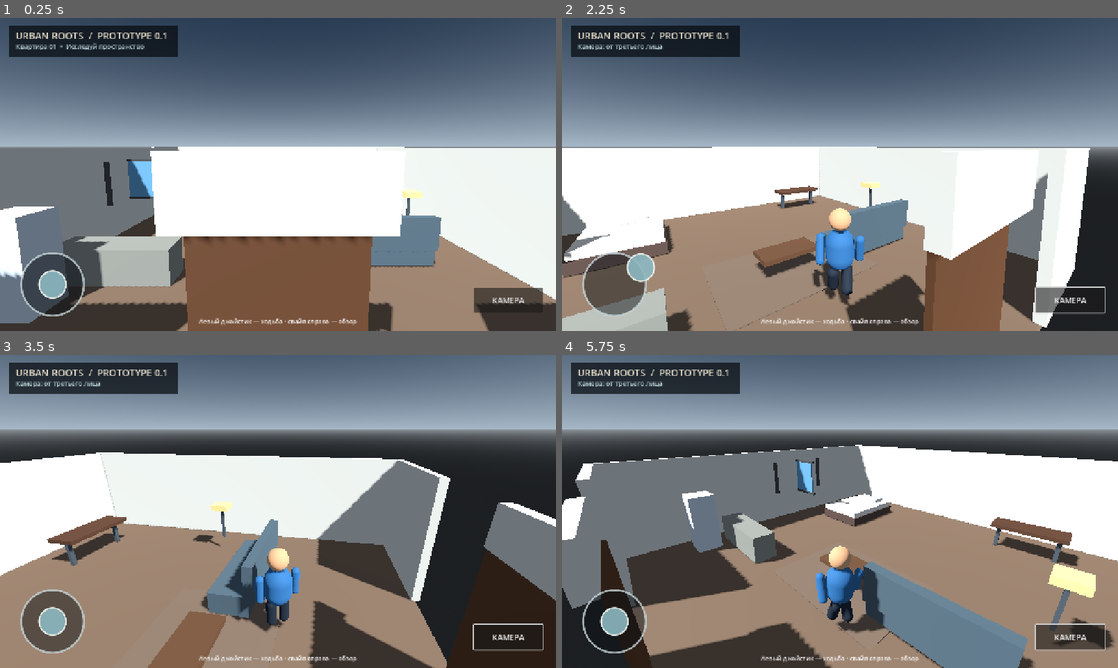
Above: before the commit, frames 1-4 (two rows, left to right).
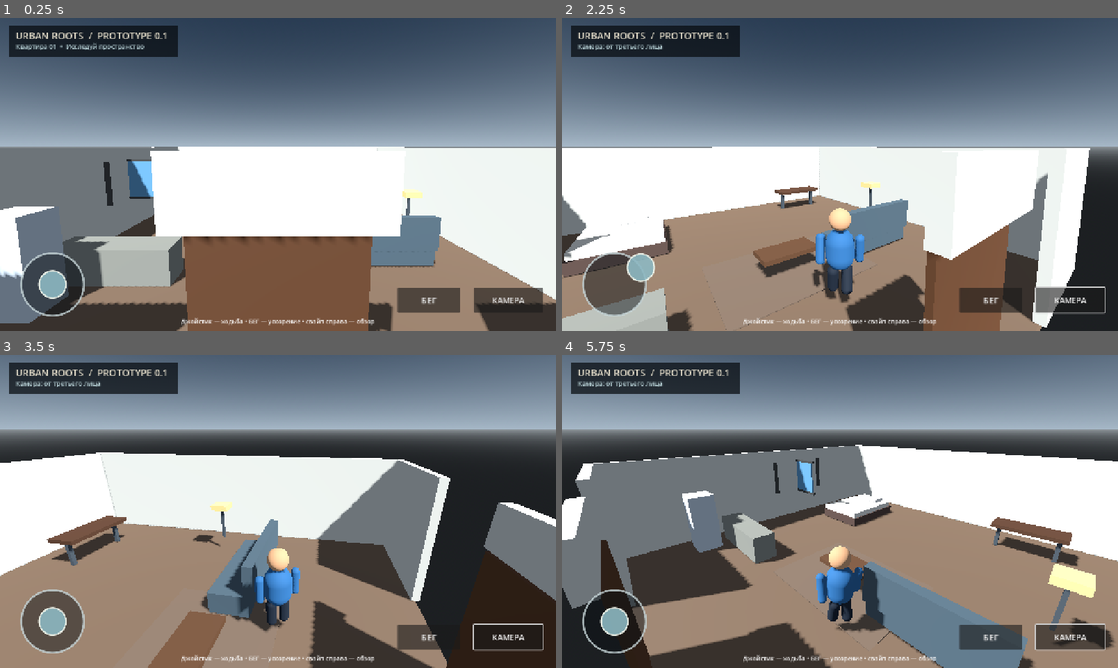
Above: after the commit, the same moments.

Repository: filesgloom-png/URBAN-ROOTS
Game: Godot game, scene res://scenes/main.tscn
The game is run twice, just before and just after one commit, with the same random seed, the same clock (stepped at 60 frames per second) and the same inputs.
Inputs (mouse positions are in pixels of both pictures, inside the frame that each line leads up to):
- Up to frame 1 (0.25 s): no input
- Up to frame 2 (2.25 s): click (990, 299) at 0.5 s, where only the run after the commit has a clickable "БЕГ"; click "КАМЕРА" at 1.25 s; tap Enter at 2 s; drag from (612, 284) to (895, 105) at 2.02 s
- Up to frame 3 (3.5 s): drag from (166, 527) to (250, 574) at 2.77 s
- Up to frame 4 (5.75 s): tap Space at 3.5 s; move the mouse to (895, 442) at 3.52 s; hold D (move_right) 3.53-4.25 s; tap V at 3.6, 5.1 s; drag from (812, 574) to (673, 464) at 4.27 s; tap Enter at 5 s; move the mouse to (1006, 558) at 5.02 s; hold A (move_left) from 5.03 s (still down)

The runs differ from the first frame. In frame 1, 1.3% of the frame differs, in the area x 32-83%, y 86-99%; in frame 2, 1.1%; in frame 3, 0.9%; in frame 4, 1.4%, in the area x 32-83%, y 67-99%.

Commit message:
Add hold-to-sprint mobile control

Diff:
--- a/scripts/main.gd
+++ b/scripts/main.gd
@@ -1,6 +1,7 @@
 extends Node3D
 
 const WALK_SPEED := 4.2
+const RUN_SPEED := 6.6
 const LOOK_SENSITIVITY := 0.006
 const ROOM_SIZE := Vector3(12.0, 3.2, 12.0)
 
@@ -11,6 +12,7 @@
 var left_leg: MeshInstance3D
 var right_leg: MeshInstance3D
 var walk_phase := 0.0
+var sprinting := false
 var camera_pivot: Node3D
 var camera: Camera3D
 var first_person := false
@@ -222,8 +224,20 @@
 	cam_btn.add_theme_font_size_override("font_size", 18)
 	cam_btn.pressed.connect(_toggle_camera)
 	layer.add_child(cam_btn)
+	var run_btn := Button.new()
+	run_btn.text = "БЕГ"
+	run_btn.position = Vector2(-365, -100)
+	run_btn.size = Vector2(145, 58)
+	run_btn.anchor_left = 1.0
+	run_btn.anchor_right = 1.0
+	run_btn.anchor_top = 1.0
+	run_btn.anchor_bottom = 1.0
+	run_btn.add_theme_font_size_override("font_size", 20)
+	run_btn.button_down.connect(func(): sprinting = true)
+	run_btn.button_up.connect(func(): sprinting = false)
+	layer.add_child(run_btn)
 	var help := Label.new()
-	help.text = "Левый джойстик — ходьба • свайп справа — обзор"
+	help.text = "Джойстик — ходьба • БЕГ — ускорение • свайп справа — обзор"
 	help.anchor_left = 0.5
 	help.anchor_right = 0.5
 	help.anchor_top = 1.0
@@ -290,8 +304,9 @@
 		var basis := Basis(Vector3.UP, yaw)
 		direction = basis * Vector3(input_dir.x, 0, input_dir.y)
 		player.rotation.y = lerp_angle(player.rotation.y, atan2(-direction.x, -direction.z), 0.2)
-	player.velocity.x = direction.x * WALK_SPEED
-	player.velocity.z = direction.z * WALK_SPEED
+	var current_speed := RUN_SPEED if sprinting else WALK_SPEED
+	player.velocity.x = direction.x * current_speed
+	player.velocity.z = direction.z * current_speed
 	if not player.is_on_floor():
 		player.velocity.y -= 18.0 * _delta
 	else:
@@ -302,7 +317,7 @@
 		walk_phase += _delta * horizontal_speed * 2.4
 	else:
 		walk_phase = lerpf(walk_phase, 0.0, minf(1.0, _delta * 8.0))
-	var swing := sin(walk_phase) * minf(0.65, horizontal_speed / WALK_SPEED * 0.65)
+	var swing := sin(walk_phase) * minf(0.65, horizontal_speed / RUN_SPEED * 0.65)
 	if is_instance_valid(left_leg):
 		left_leg.rotation.x = swing
 		right_leg.rotation.x = -swing
